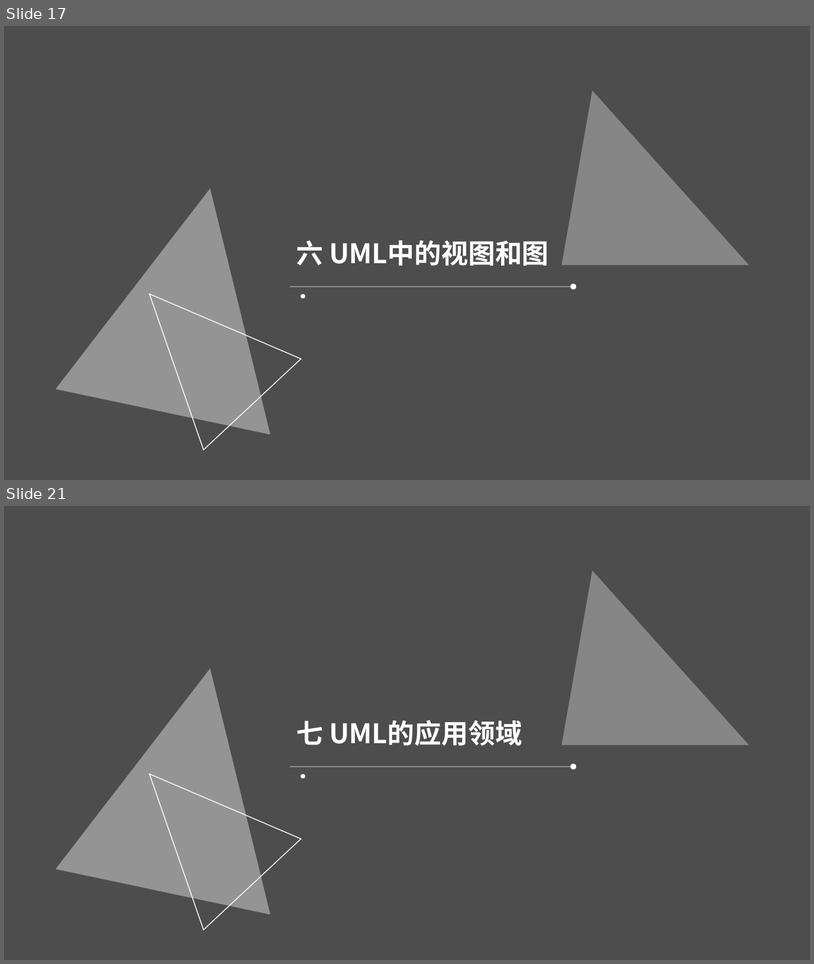
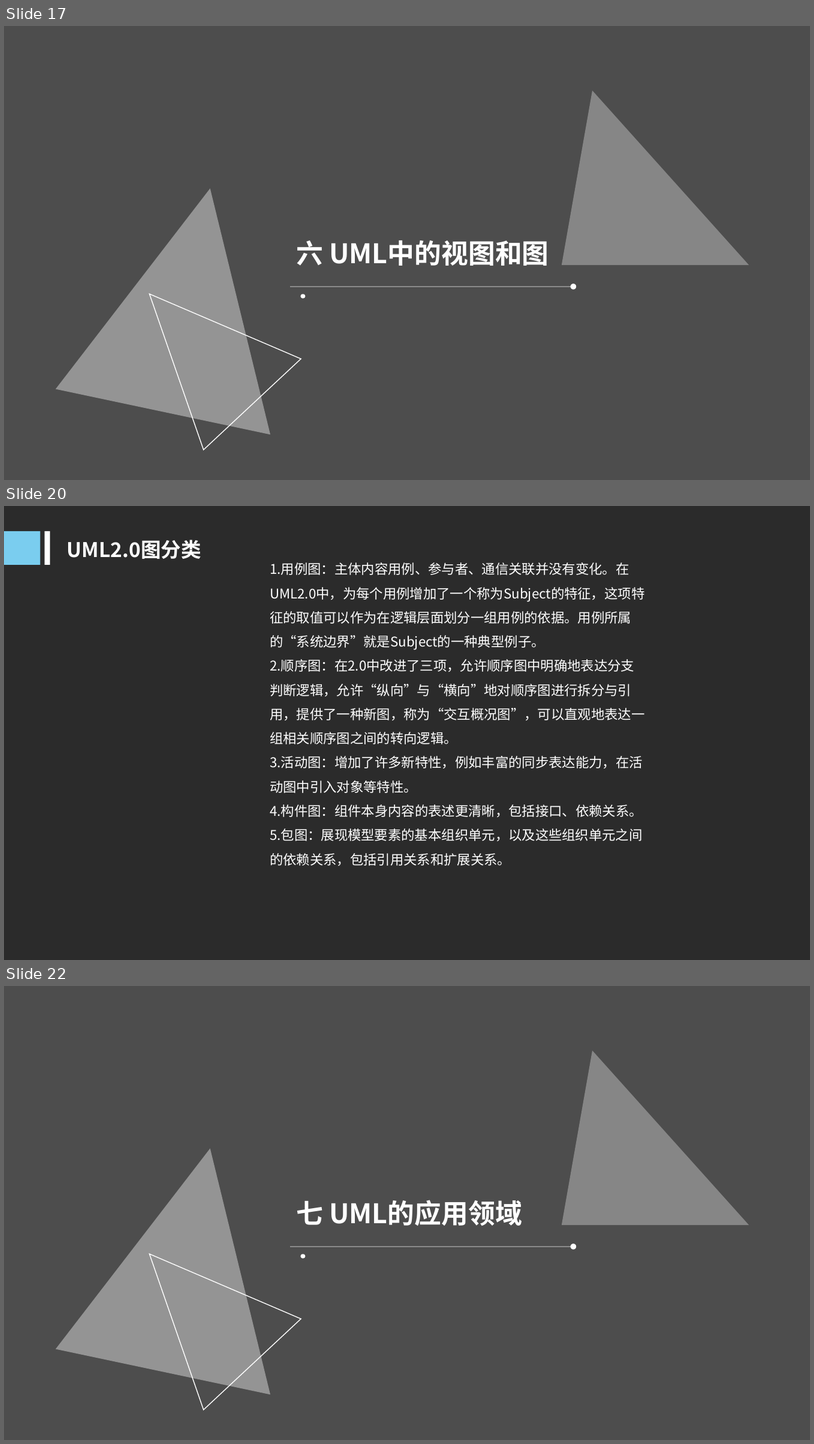
Before and after one commit to PRD2018-G10/TeachingAssistWebsiteProject, a slide deck: PRD2018-G10-UML概述PPT.ppt. Shown one above the other, each under a label of ours: slides 17 and 21 before the commit, slides 17, 20 and 22 after it; the slides between them are not shown. The pictures are 814x964 and 814x1444 pixels, drawn with LibreOffice and Linux fonts; fonts in the diff are those of the drawing; background and template pictures are left out; a plain dark background stands for a picture behind light text. Boxes give left, top, right and bottom in pixels: in the first picture for what was removed or moved away, otherwise in the second. Text is boxed around its words. In the diff, an @@ line names an element or a change of style, - is before the commit and + after.

```diff
--- a/PRD2018-G10-UML概述PPT.ppt
+++ b/PRD2018-G10-UML概述PPT.ppt
@@ slide 20 added at bbox=[4, 506, 810, 960], background picture (left out) @@
@@ rectangle added at bbox=[4, 531, 40, 565], fill #7ACDEF @@
@@ rectangle added at bbox=[45, 531, 50, 565], fill #FFFFFF @@
@@ text added at bbox=[67, 540, 202, 559], 24 pt, text #FFFFFF, bold @@
+UML2.0图分类
@@ text added at bbox=[270, 562, 645, 865], 16 pt, text #FFFFFF @@
+1.用例图：主体内容用例、参与者、通信关联并没有变化。在UML2.0中，为每个用例增加了一个称为Subject的特征，这项特征的取值可以作为在逻辑层面划分一组用例的依据。用例所属的“系统边界”就是Subject的一种典型例子。
+2.顺序图：在2.0中改进了三项，允许顺序图中明确地表达分支判断逻辑，允许“纵向”与“横向”地对顺序图进行拆分与引用，提供了一种新图，称为“交互概况图”，可以直观地表达一组相关顺序图之间的转向逻辑。
+3.活动图：增加了许多新特性，例如丰富的同步表达能力，在活动图中引入对象等特性。
+4.构件图：组件本身内容的表述更清晰，包括接口、依赖关系。
+5.包图：展现模型要素的基本组织单元，以及这些组织单元之间的依赖关系，包括引用关系和扩展关系。
@@ what was slide 21 is now slide 22 @@
```
Also in this commit, not shown: 12 slides changed, 6 other slides added, 3 slides removed.
